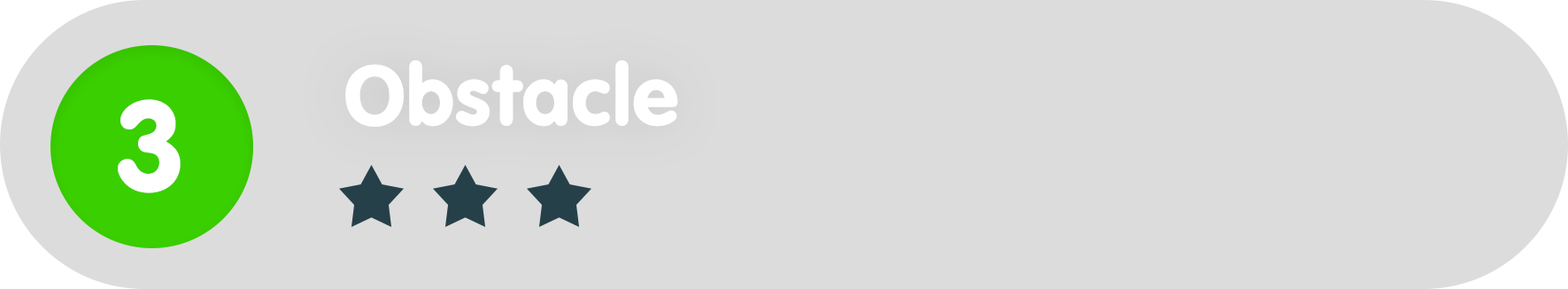
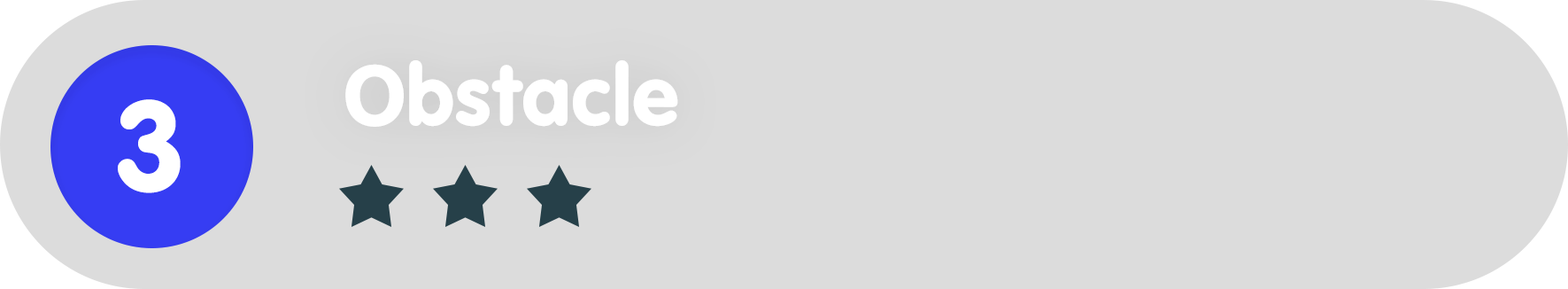
Two versions of the same layered image (1568x289). Layer-by-layer changes:
painted on "Ellipse_green" over left=50, top=45, right=254, bottom=248
